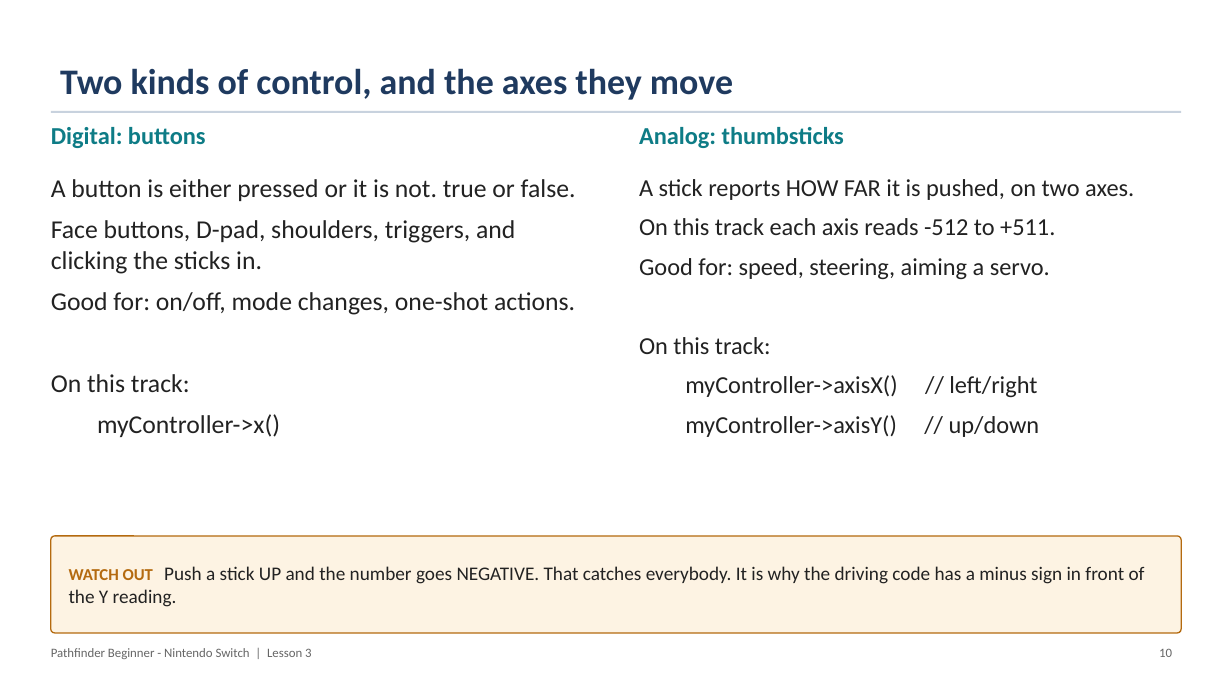
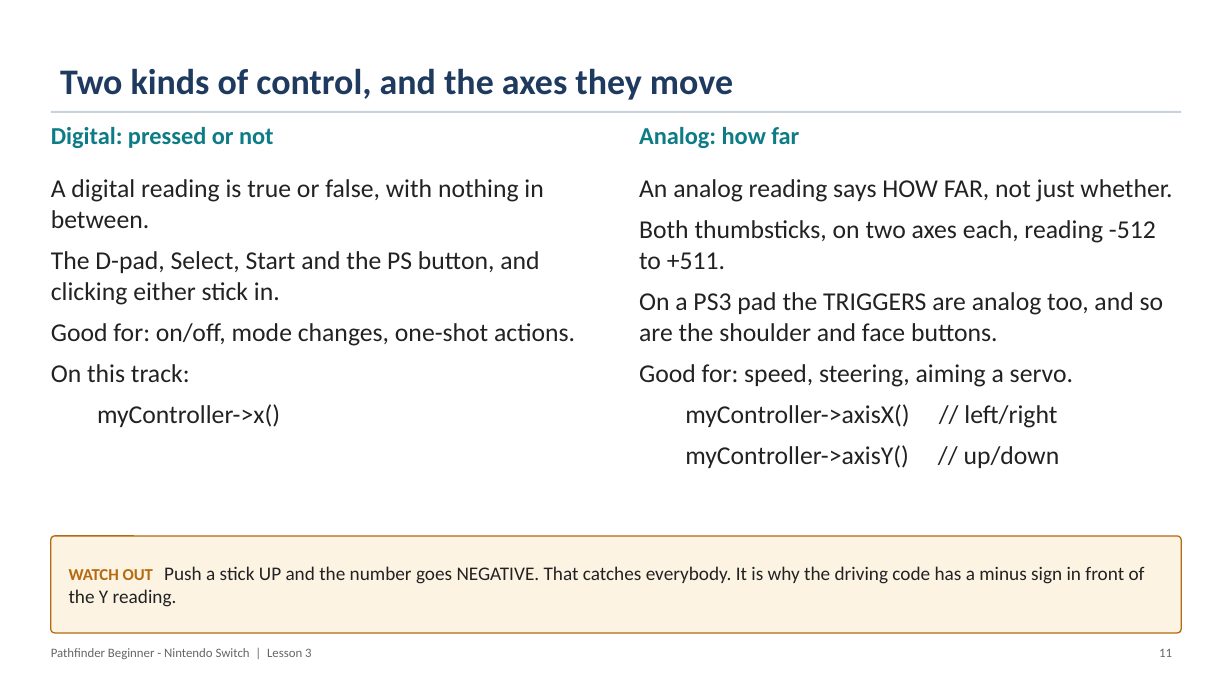
Before and after one commit to PorpoiseRobotics/porpoise-robotics, a slide deck: slide 12 of ground-vehicle/docs/courses/beginner-switch/l3_controller_programming.pptx (slide 11 before the commit). Drawn at 1232x693 pixels with LibreOffice and Linux fonts; fonts in the diff are those of the drawing. Boxes give left, top, right and bottom in pixels: in the first picture for what was removed or moved away, otherwise in the second. Text is boxed around its words. In the diff, an @@ line names an element or a change of style, - is before the commit and + after.

```diff
--- a/ground-vehicle/docs/courses/beginner-switch/l3_controller_programming.pptx
+++ b/ground-vehicle/docs/courses/beginner-switch/l3_controller_programming.pptx
@@ text at bbox=[51, 127, 274, 148]: text changed @@
-Digital: buttons
+Digital: pressed or not
@@ text at bbox=[639, 127, 799, 148]: text changed @@
-Analog: thumbsticks
+Analog: how far
@@ text at bbox=[51, 179, 543, 305]: text changed @@
-A button is either pressed or it is not. true or false.
-Face buttons, D-pad, shoulders, triggers, and clicking the sticks in.
+A digital reading is true or false, with nothing in between.
+The D-pad, Select, Start and the PS button, and clicking either stick in.
@@ text at bbox=[639, 179, 1172, 341]: text changed; size 19 to 20 pt @@
-A stick reports HOW FAR it is pushed, on two axes.
-On this track each axis reads -512 to +511.
+An analog reading says HOW FAR, not just whether.
+Both thumbsticks, on two axes each, reading -512 to +511.
+On a PS3 pad the TRIGGERS are analog too, and so are the shoulder and face buttons.
@@ text at bbox=[639, 337, 771, 354]: paragraph removed @@
-On this track:
@@ text at bbox=[639, 364, 1073, 468]: size 19 to 20 pt in "Good for: speed, steering, aiming a servo.", "myController->axisX() // left/right", "myController->axisY() // up/down" @@
@@ text at bbox=[1159, 649, 1172, 657]: text changed @@
-10
+11
```
Also in this commit, not shown: 13 other slides changed, 1 slide added, 1 slide removed, 17 other files.
